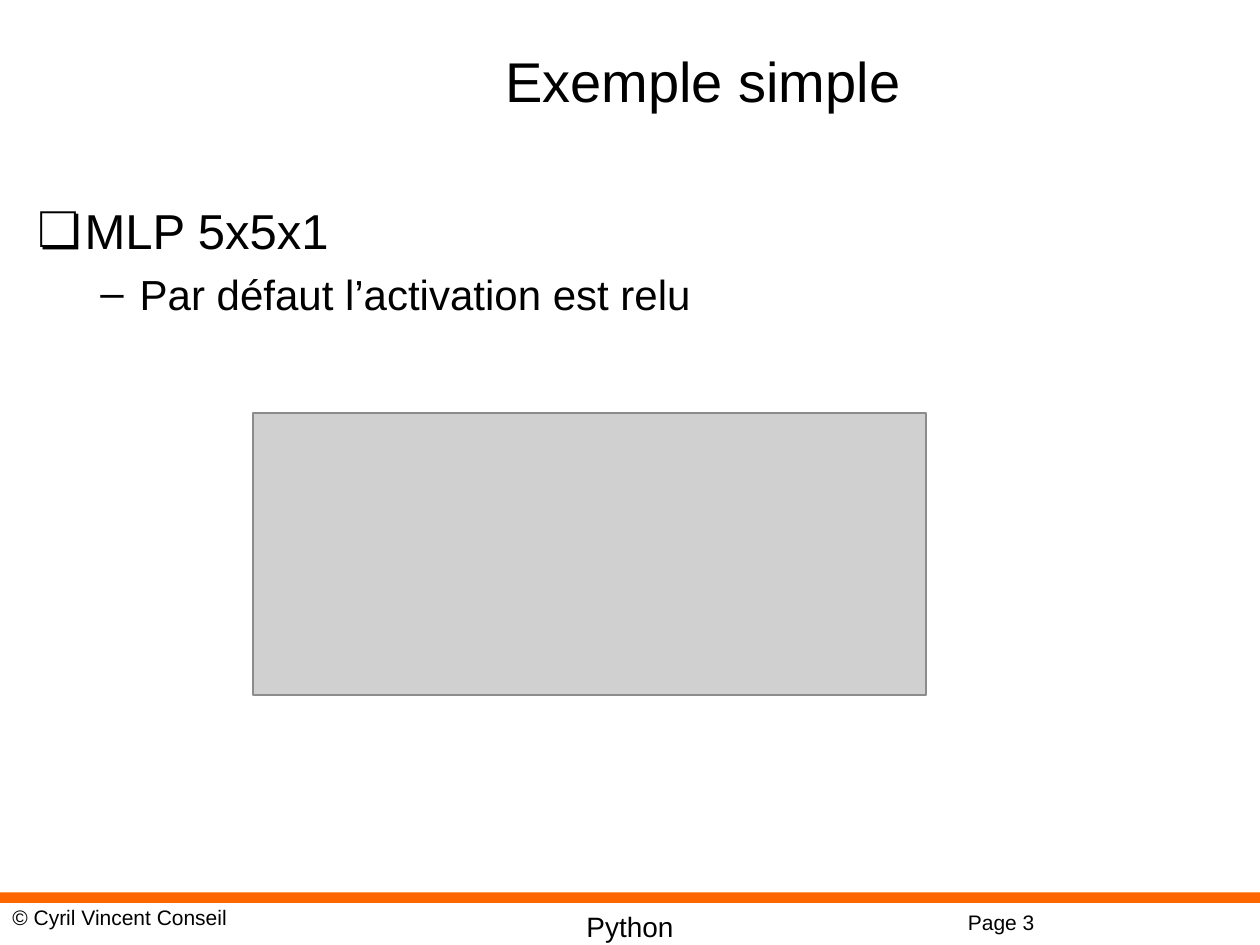
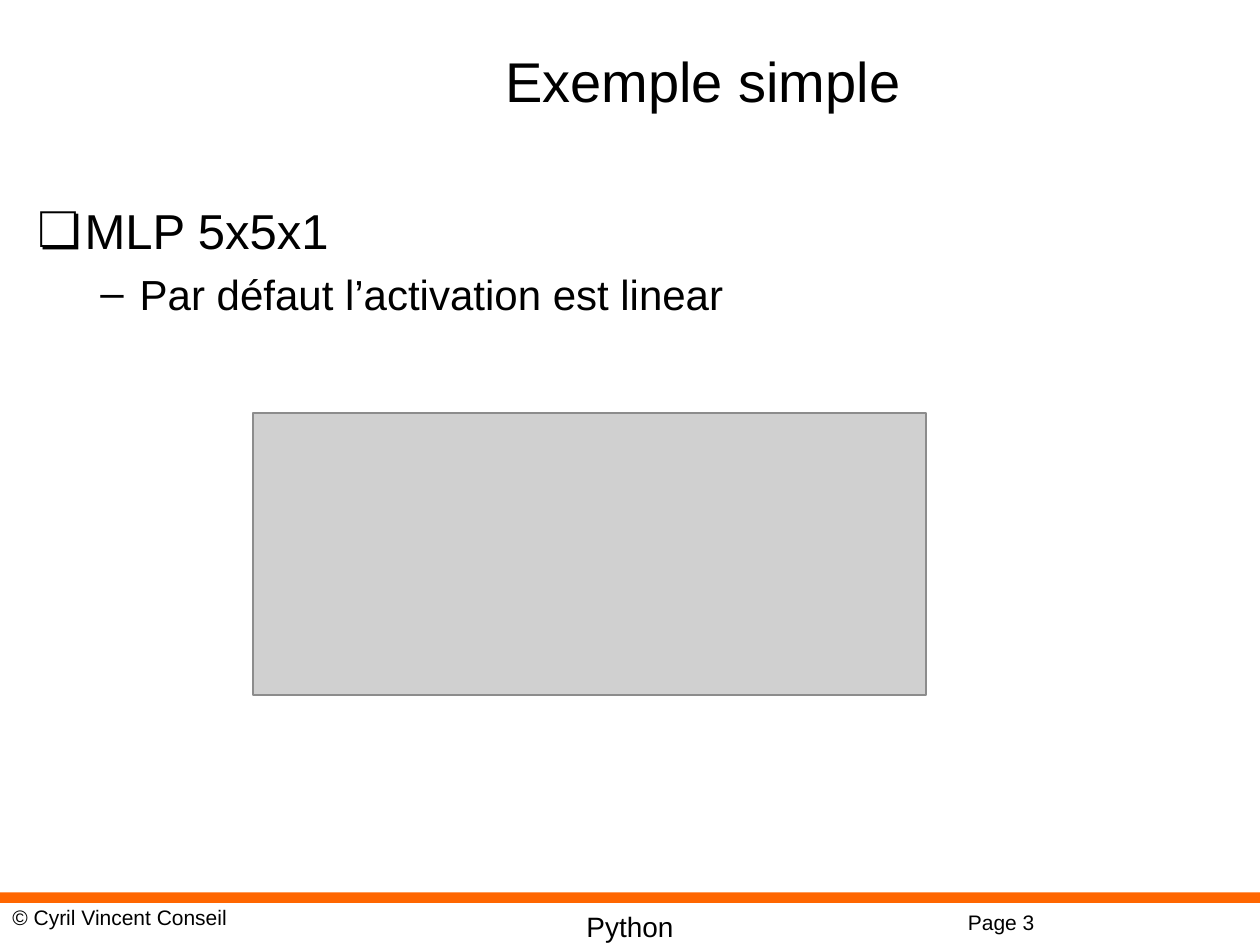
Before and after one commit to cyrilvincent/DL, a slide deck: slide 3 of PPT/DeepLearning09-Keras.pptx. Drawn at 1260x945 pixels with LibreOffice and Linux fonts; fonts in the diff are those of the drawing; grey boxes stand for pictures; background and template pictures are left out. Boxes give left, top, right and bottom in pixels: in the first picture for what was removed or moved away, otherwise in the second. Text is boxed around its words. In the diff, an @@ line names an element or a change of style, - is before the commit and + after.

```diff
--- a/PPT/DeepLearning09-Keras.pptx
+++ b/PPT/DeepLearning09-Keras.pptx
@@ text at (140,279,723,311): text changed @@
-  – Par défaut l’activation est relu
+  – Par défaut l’activation est linear
```
Also in this commit, not shown: 2 other slides changed, 11 other files.
